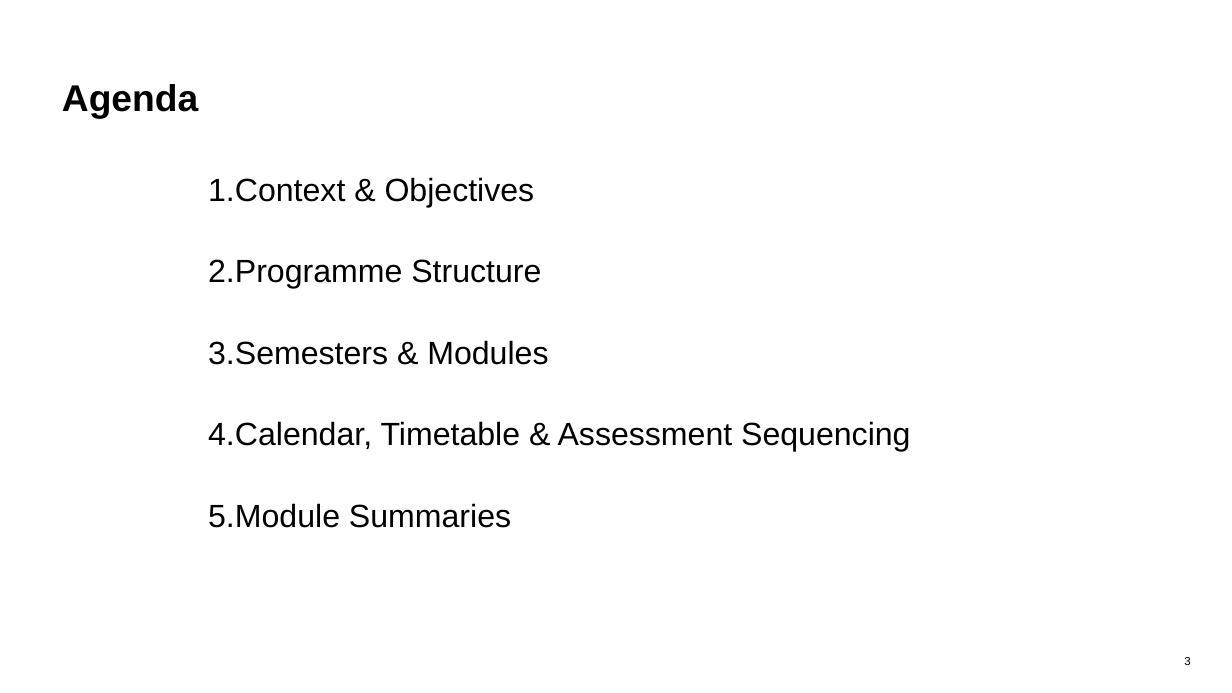
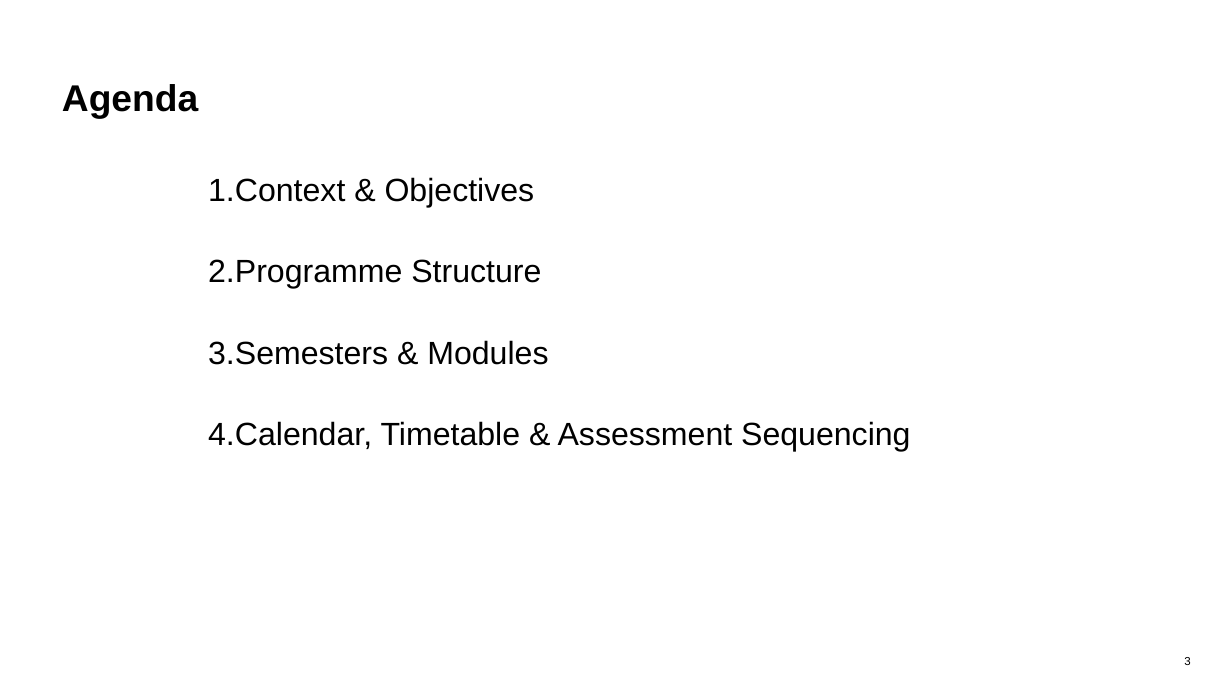
Before and after one commit to setu-comp-sci-2026/workshop1Sept, a slide deck: slide 3 of unit-1/talk-1-overview/overview.pptx. Drawn at 1232x693 pixels with LibreOffice and Linux fonts; fonts in the diff are those of the drawing. Boxes give left, top, right and bottom in pixels: in the first picture for what was removed or moved away, otherwise in the second. Text is boxed around its words. In the diff, an @@ line names an element or a change of style, - is before the commit and + after.

```diff
--- a/unit-1/talk-1-overview/overview.pptx
+++ b/unit-1/talk-1-overview/overview.pptx
@@ text at [208,503,511,528]: paragraph removed @@
-5. Module Summaries
```
Also in this commit, not shown: 1 slide removed, 4 other files.
